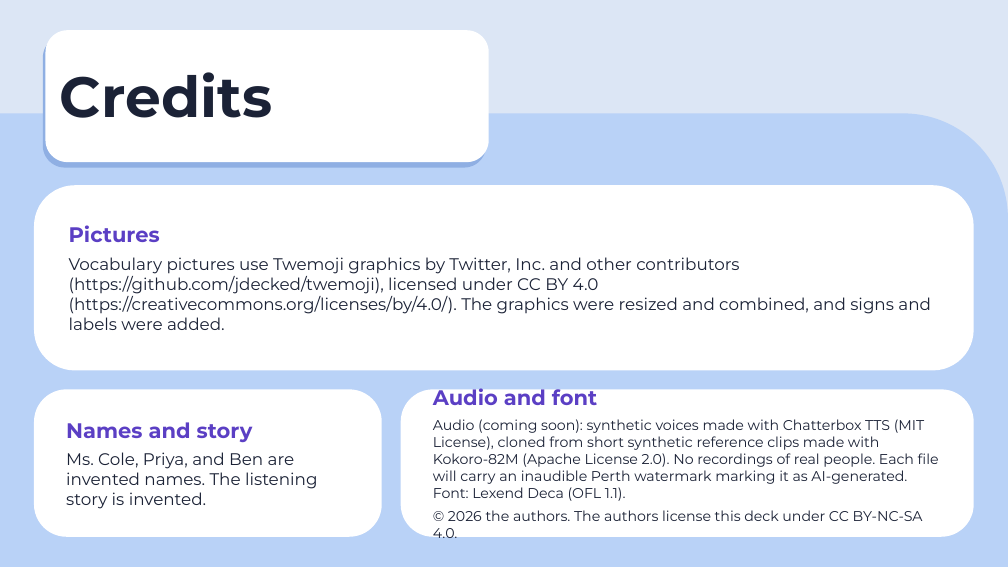
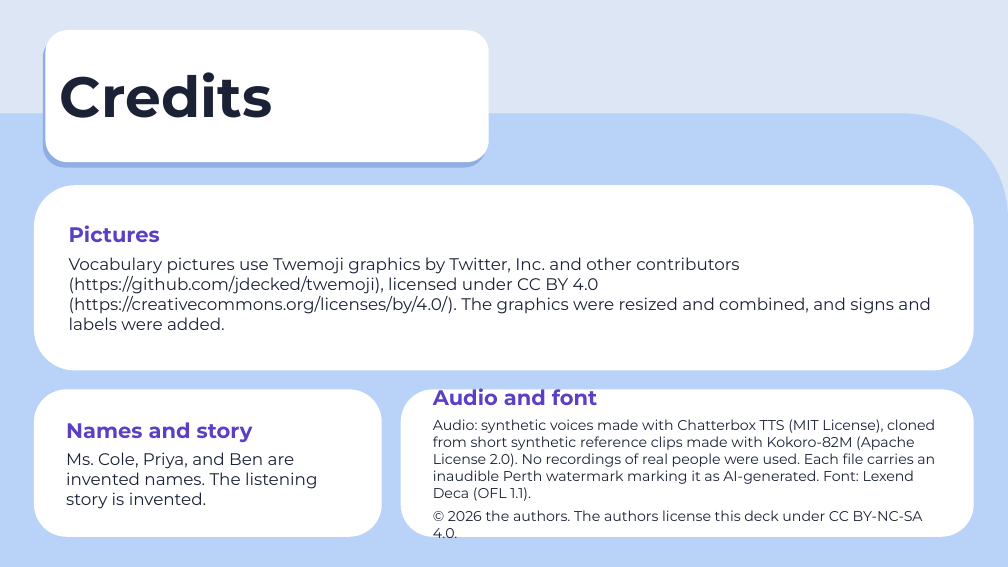
Before and after one commit to sdpursley/ESL-Curriculum, a slide deck: slide 26 of level5/slides/Level5_Lesson2_Slides.pptx. Drawn at 1008x567 pixels with LibreOffice and Linux fonts; fonts in the diff are those of the drawing. Boxes give left, top, right and bottom in pixels: in the first picture for what was removed or moved away, otherwise in the second. Text is boxed around its words. In the diff, an @@ line names an element or a change of style, - is before the commit and + after.

Commit message:
Level 5 Lesson 2 draft listening audio (1:39)

```diff
--- a/level5/slides/Level5_Lesson2_Slides.pptx
+++ b/level5/slides/Level5_Lesson2_Slides.pptx
@@ text in rounded rectangle at <box>433,419,935,501</box>: text changed @@
-Audio (coming soon): synthetic voices made with Chatterbox TTS (MIT License), cloned from short synthetic reference clips made with Kokoro-82M (Apache License 2.0). No recordings of real people. Each file will carry an inaudible Perth watermark marking it as AI-generated. Font: Lexend Deca (OFL 1.1).
+Audio: synthetic voices made with Chatterbox TTS (MIT License), cloned from short synthetic reference clips made with Kokoro-82M (Apache License 2.0). No recordings of real people were used. Each file carries an inaudible Perth watermark marking it as AI-generated. Font: Lexend Deca (OFL 1.1).
```
Also in this commit, not shown: 1 other slide changed, 8 other files.
